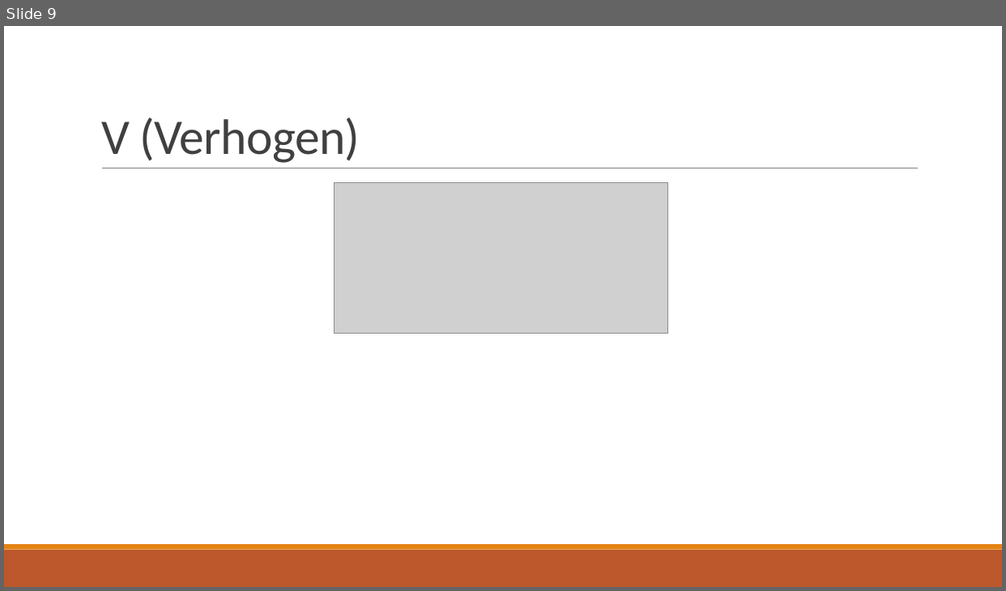
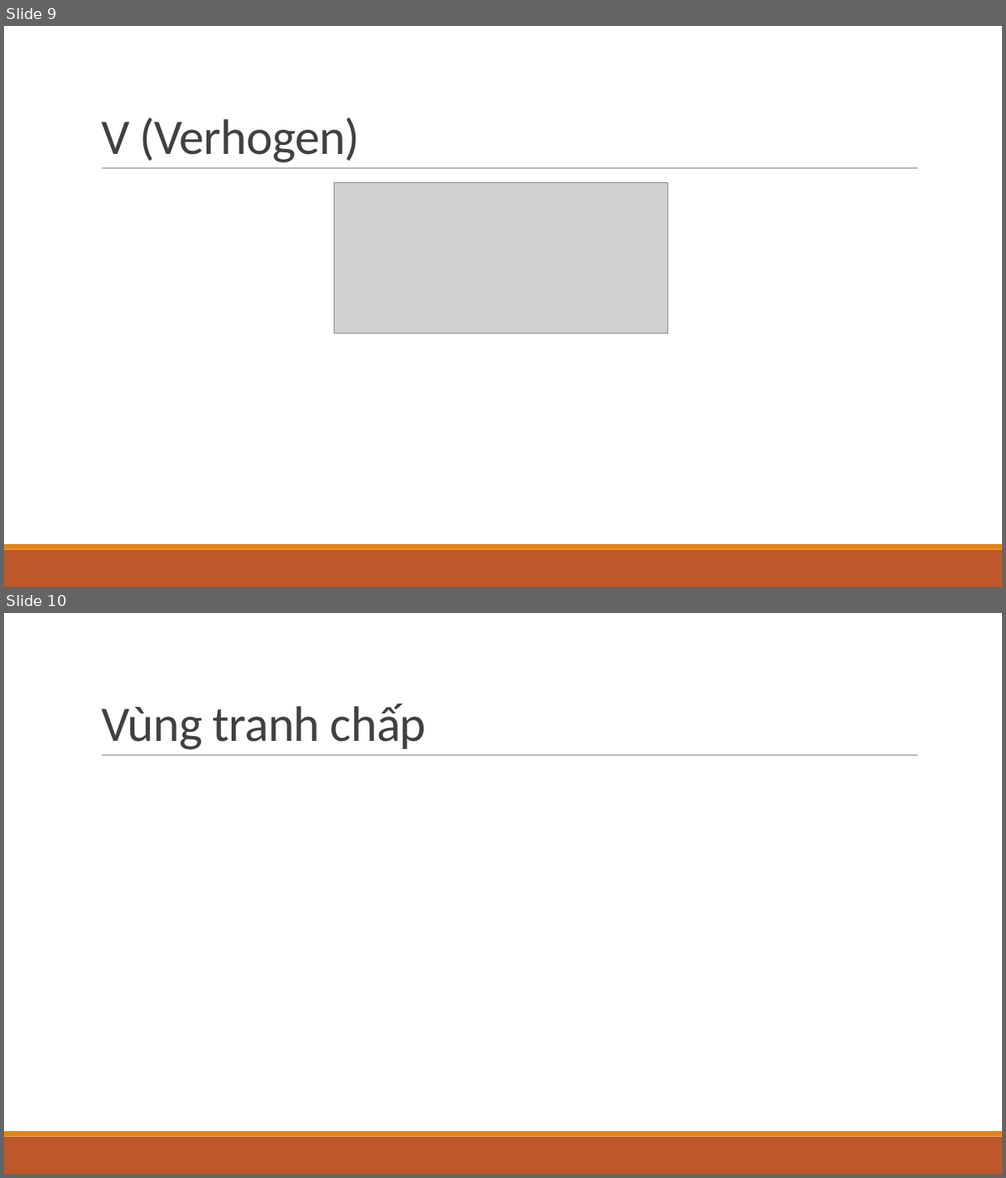
Before and after one commit to sunny-THS/Semaphore_CP, a slide deck: BaoCaoPPT.pptx. Shown one above the other, each under a label of ours: slide 9 before the commit, slides 9 and 10 after it. The pictures are 1006x591 and 1006x1178 pixels, drawn with LibreOffice and Linux fonts; fonts in the diff are those of the drawing; grey boxes stand for pictures. Boxes give left, top, right and bottom in pixels: in the first picture for what was removed or moved away, otherwise in the second. Text is boxed around its words. In the diff, an @@ line names an element or a change of style, - is before the commit and + after.

```diff
--- a/BaoCaoPPT.pptx
+++ b/BaoCaoPPT.pptx
@@ slide 10 added at (x1=4, y1=613, x2=1002, y2=1174), background #FFFFFF; not listed: 3 template elements that a slide beside it also shows @@
@@ title added at (x1=101, y1=704, x2=426, y2=750), 48 pt, text #404040 @@
+Vùng tranh chấp
```
Also in this commit, not shown: 1 slide changed.
